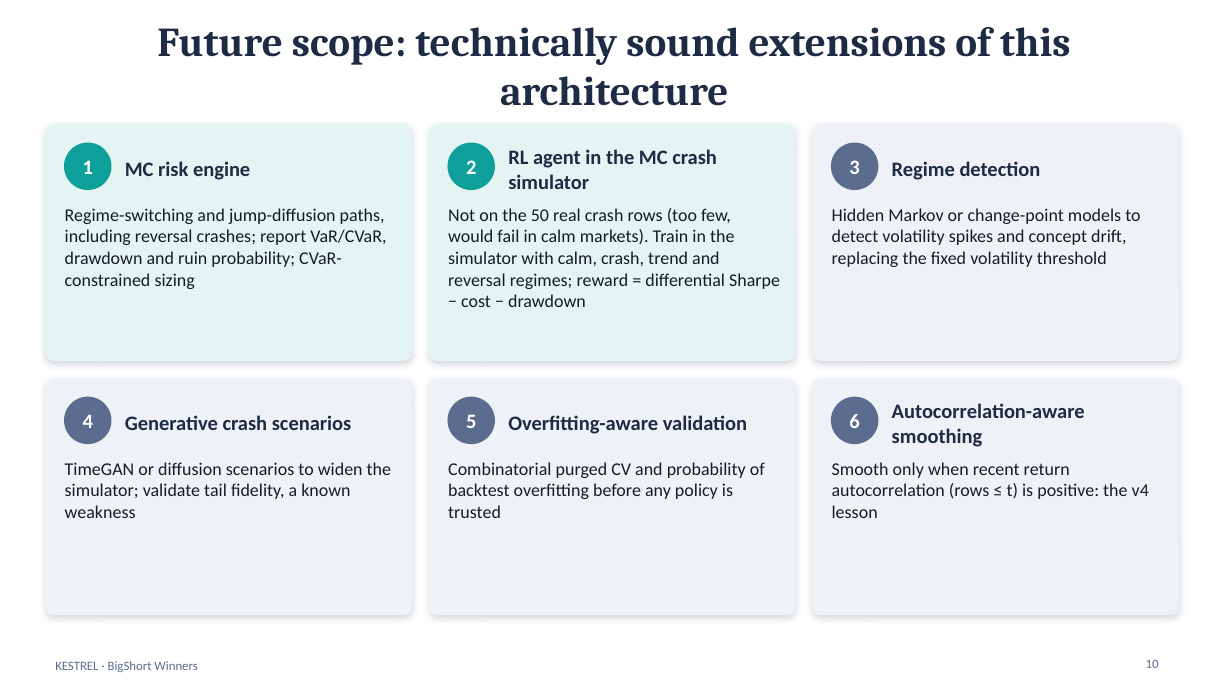
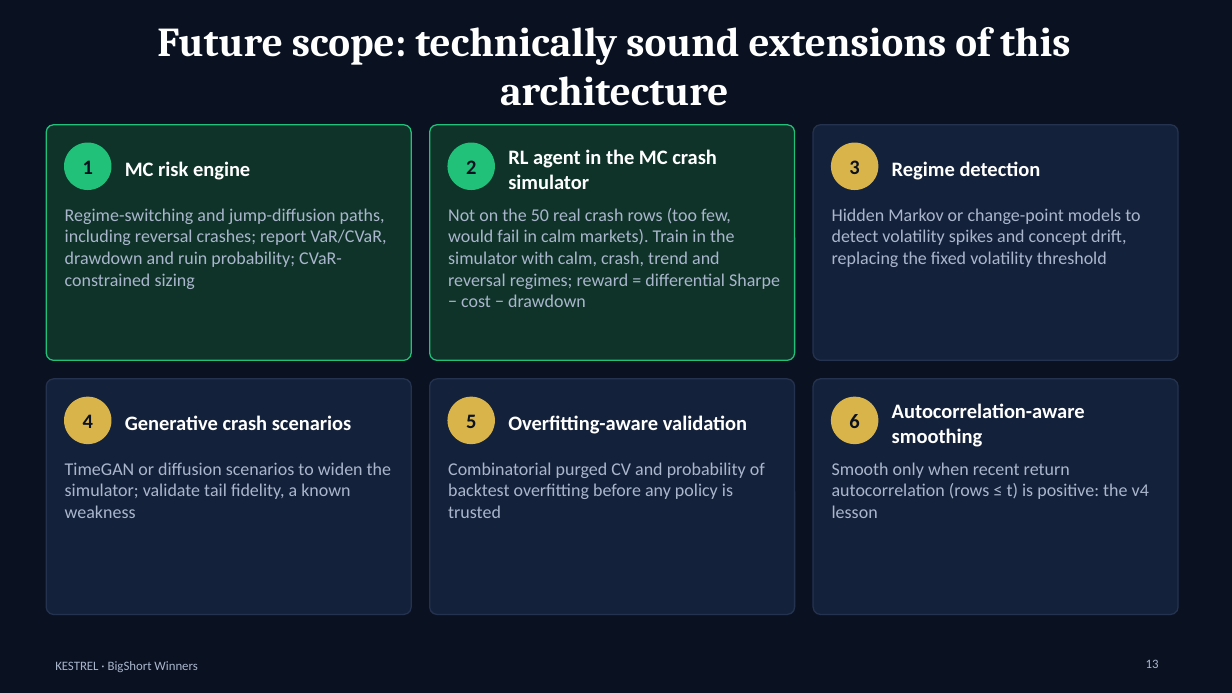
Before and after one commit to DivishaGangwal/BigShort_winners, a slide deck: slide 13 of experiments/divisha/KESTREL_architecture.pptx (slide 10 before the commit). Drawn at 1232x693 pixels with LibreOffice and Linux fonts; fonts in the diff are those of the drawing. Boxes give left, top, right and bottom in pixels: in the first picture for what was removed or moved away, otherwise in the second. Text is boxed around its words. In the diff, an @@ line names an element or a change of style, - is before the commit and + after.

```diff
--- a/experiments/divisha/KESTREL_architecture.pptx
+++ b/experiments/divisha/KESTREL_architecture.pptx
@@ background #FFFFFF to #0A1222 @@
@@ rounded rectangle at <box>46,125,411,360</box>: fill #E3F4F3 to #0F3329; outline #E3F4F3 1 pt to #21C17A 1 pt; shadow off @@
@@ ellipse at <box>65,143,111,189</box>: fill #0E9F9A to #21C17A; outline #0E9F9A 1 pt to #21C17A 1 pt @@
@@ rounded rectangle at <box>430,125,795,360</box>: fill #E3F4F3 to #0F3329; outline #E3F4F3 1 pt to #21C17A 1 pt; shadow off @@
@@ ellipse at <box>448,143,494,189</box>: fill #0E9F9A to #21C17A; outline #0E9F9A 1 pt to #21C17A 1 pt @@
@@ fill #EEF2F7 to #14213A; outline #EEF2F7 1 pt to #24324F 1 pt; shadow off in 4 elements at <box>813,125,1178,360</box>, <box>46,379,411,615</box>, <box>430,379,795,615</box>, <box>813,379,1178,615</box> @@
@@ text colour #FFFFFF to #0A1222 in 6 elements at <box>83,160,93,174</box>, <box>466,160,476,174</box>, <box>849,160,859,174</box>, <box>83,414,93,428</box>, <box>466,414,476,428</box>, <box>849,414,859,428</box> @@
@@ fill #5B6C8F to #D9B44A; outline #5B6C8F 1 pt to #D9B44A 1 pt in 4 elements at <box>832,143,878,189</box>, <box>65,397,111,444</box>, <box>448,397,494,444</box>, <box>832,397,878,444</box> @@
@@ text colour #1F2B44 to #FFFFFF in 7 elements at <box>157,27,1071,106</box>, <box>125,161,250,180</box>, <box>508,149,717,189</box>, <box>892,161,1041,180</box>, <box>125,415,352,430</box>, <box>508,415,747,434</box>, <box>892,403,1085,447</box> @@
@@ text colour #161B26 to #A9B6CC in 6 elements at <box>65,208,386,289</box>, <box>448,208,780,307</box>, <box>832,208,1140,267</box>, <box>65,462,391,518</box>, <box>448,462,765,518</box>, <box>832,462,1149,518</box> @@
@@ text "KESTREL · BigShort Winners" at <box>55,661,197,672</box>: text colour #5B6C8F to #A9B6CC @@
@@ page number at <box>1146,659,1159,668</box>: text changed; text colour #5B6C8F to #A9B6CC @@
-10
+13
```
Also in this commit, not shown: 10 other slides changed, 3 slides added, 2 other files.
